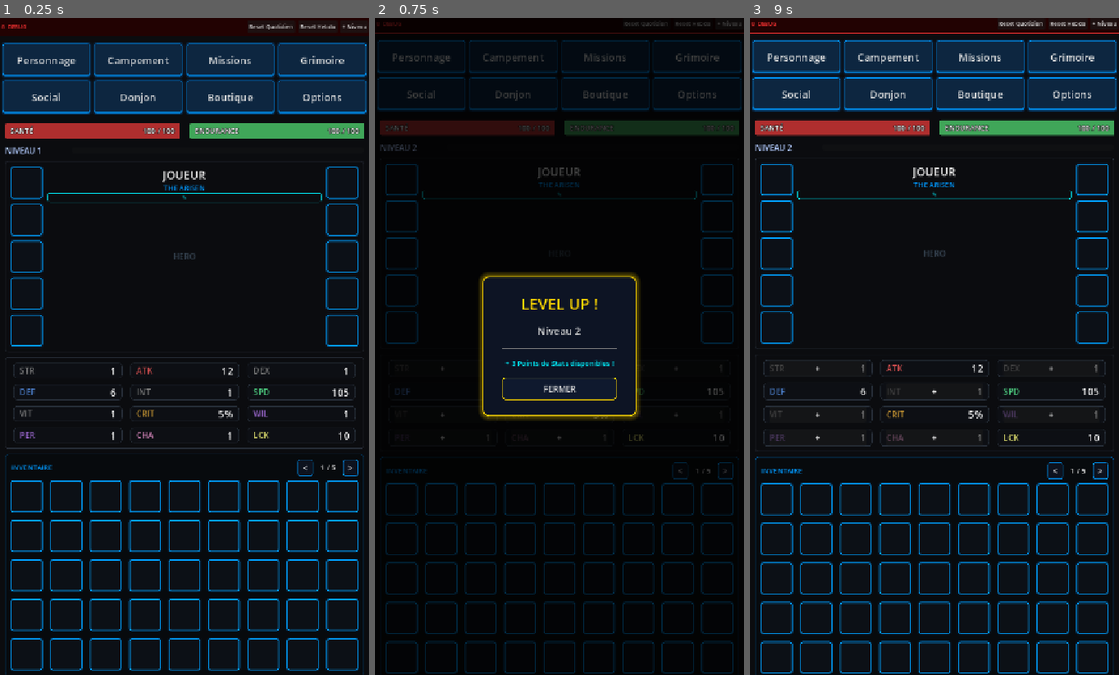
Above: before the commit, frames 1-3 (left to right).
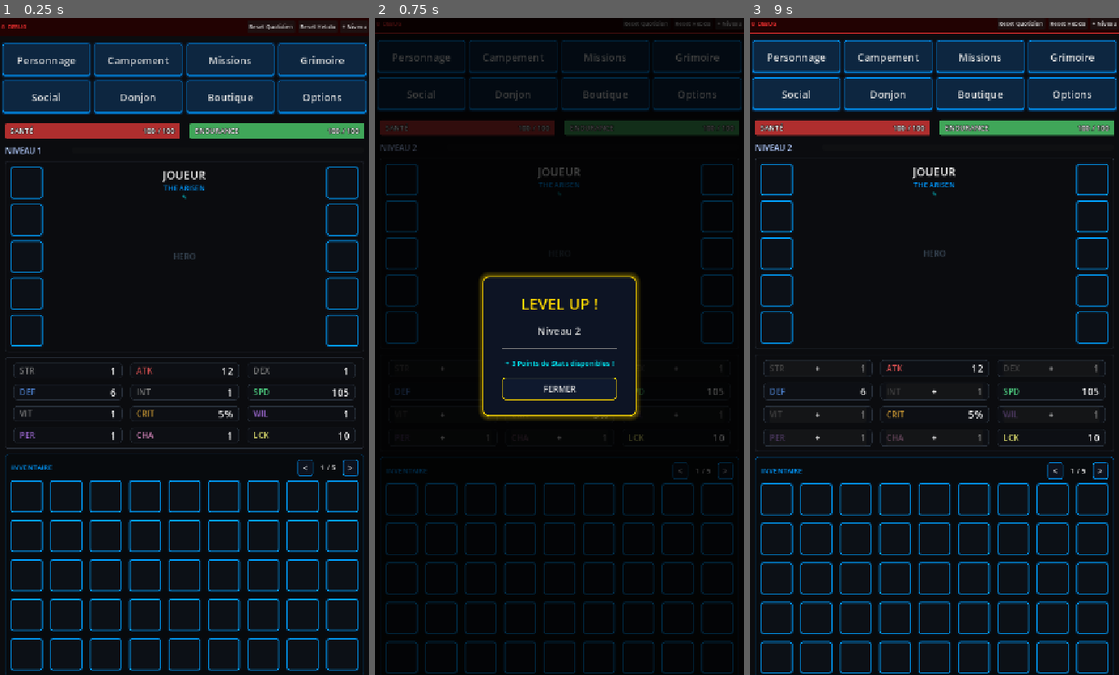
Above: after the commit, the same moments.

Repository: Argoht/Jeu
Game: Godot game, scene res://Scenes/main_scene.tscn
Two runs of this game, one before a commit and one after it. Both use one fixed random seed, a clock stepped at 60 frames per second and the inputs below. This scene is started directly instead of the project's main scene.
Inputs:
- Up to frame 1 (0.25 s): no input
- Up to frame 2 (0.75 s): click "+ Niveau" at 0.5 s
- Up to frame 3 (9 s): click "Personnage" at 1.25 s; click "Campement" at 2 s; click "Missions" at 2.75 s; click "Grimoire" at 3.5 s; click "Social" at 4.25 s; click "Donjon" at 5 s; click "Boutique" at 5.75 s; click "✎" at 6.5 s; click "+" at 7.25 s; click "+" at 8 s; click "+" at 8.75 s

The runs differ from the first frame. In frame 1, 0.1% of the frame differs, in the area x 12-88%, y 26-28%; in frame 2, less than 0.1%; in frame 3, 0.2%.

Commit message:
fix: bouton ✎ pseudo réduit et centré sans bordure visible
https://claude.ai/code/session_019T2txxZBcmxeHzpZfuDRYS

Diff:
--- a/jeu/Scripts/MainScene.gd
+++ b/jeu/Scripts/MainScene.gd
@@ -410,17 +410,13 @@
 	var header_info = $VBox/GameZone/VBox/HeroFrame/Margin/HeroLayout/AvatarCenter/HeaderInfo
 	var btn = Button.new()
 	btn.text = "✎"
-	btn.custom_minimum_size = Vector2(28, 18)
+	btn.size_flags_horizontal = Control.SIZE_SHRINK_CENTER
 	btn.add_theme_font_size_override("font_size", 10)
 	btn.add_theme_color_override("font_color", Color("#00f2ff"))
 	var s = StyleBoxFlat.new()
 	s.bg_color = Color(0, 0, 0, 0)
-	s.border_width_left = 1; s.border_width_top = 1
-	s.border_width_right = 1; s.border_width_bottom = 1
-	s.border_color = Color("#00f2ff")
-	s.corner_radius_top_left = 3; s.corner_radius_top_right = 3
-	s.corner_radius_bottom_left = 3; s.corner_radius_bottom_right = 3
-	s.content_margin_left = 3; s.content_margin_right = 3
+	s.border_color = Color(0, 0, 0, 0)
+	s.content_margin_left = 4; s.content_margin_right = 4
 	s.content_margin_top = 1; s.content_margin_bottom = 1
 	btn.add_theme_stylebox_override("normal", s)
 	btn.pressed.connect(_open_rename_popup)
